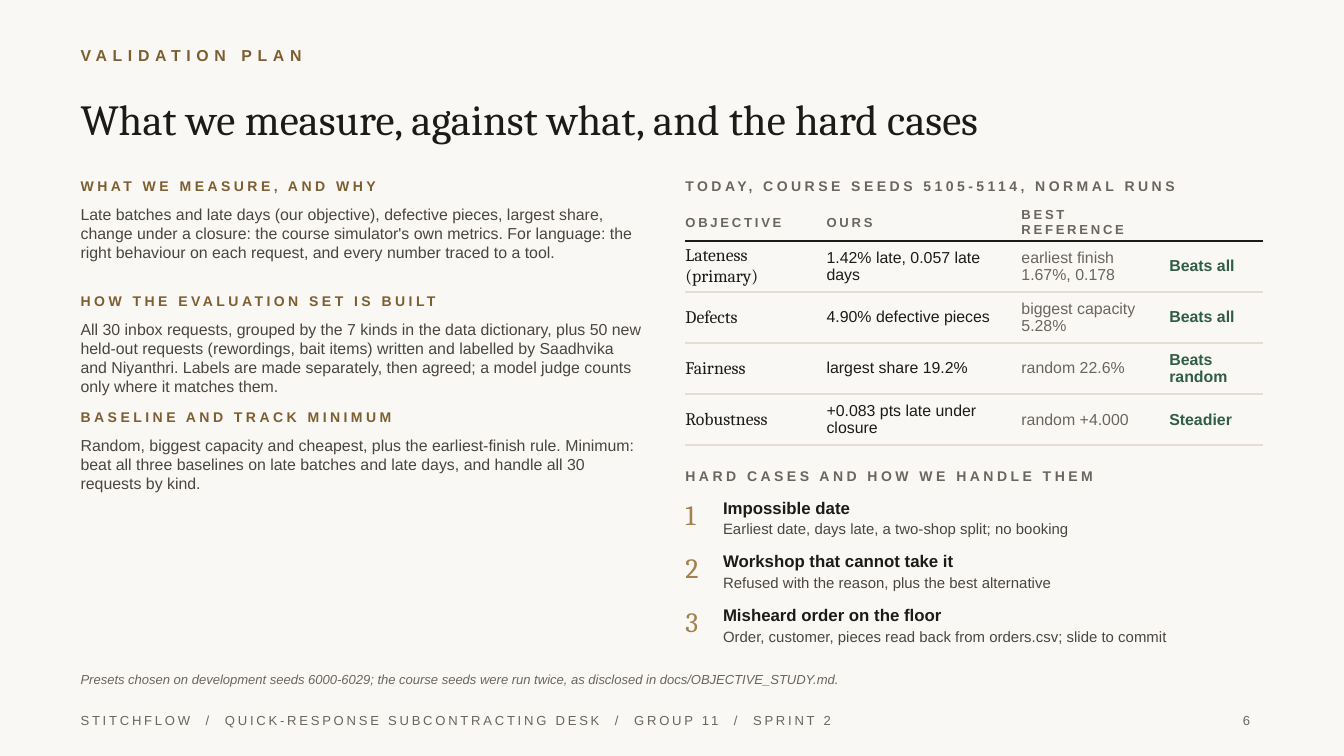
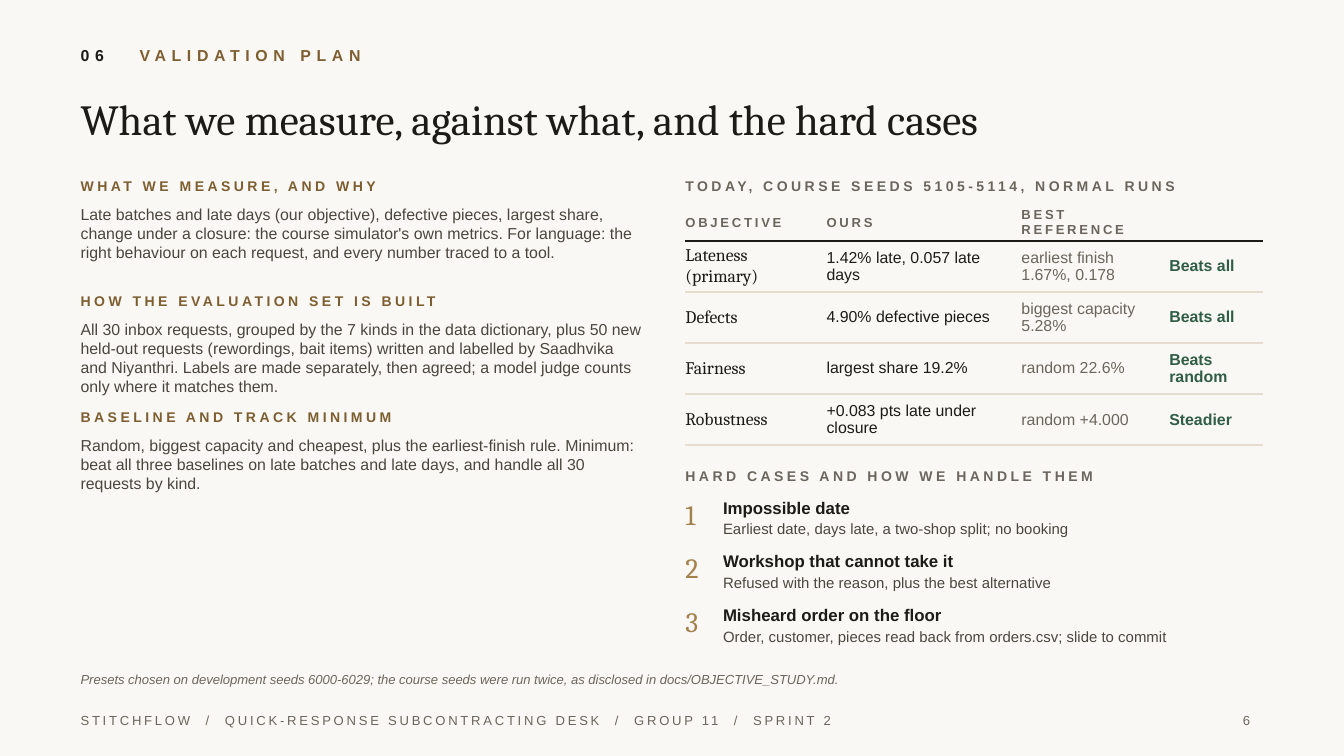
Before and after one commit to JoshuaGloor/dss5105-capstone-project, a slide deck: slide 6 of docs/slides/Presentation_Group11_Sprint2.pptx. Drawn at 1344x756 pixels with LibreOffice and Linux fonts; fonts in the diff are those of the drawing. Boxes give left, top, right and bottom in pixels: in the first picture for what was removed or moved away, otherwise in the second. Text is boxed around its words. In the diff, an @@ line names an element or a change of style, - is before the commit and + after.

```diff
--- a/docs/slides/Presentation_Group11_Sprint2.pptx
+++ b/docs/slides/Presentation_Group11_Sprint2.pptx
@@ text at (x1=81, y1=50, x2=360, y2=61): text changed @@
-VALIDATION PLAN
+06 VALIDATION PLAN
```
Also in this commit, not shown: 5 other slides changed, 3 other files.
